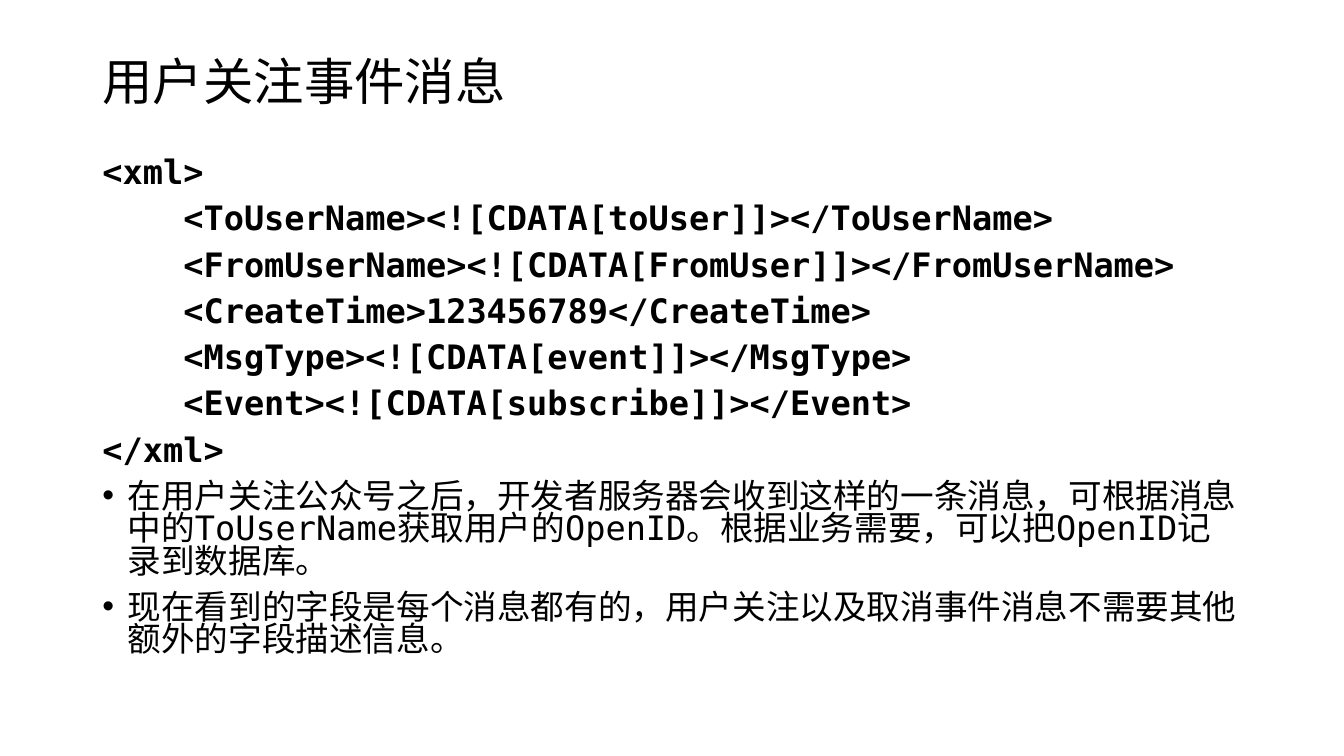
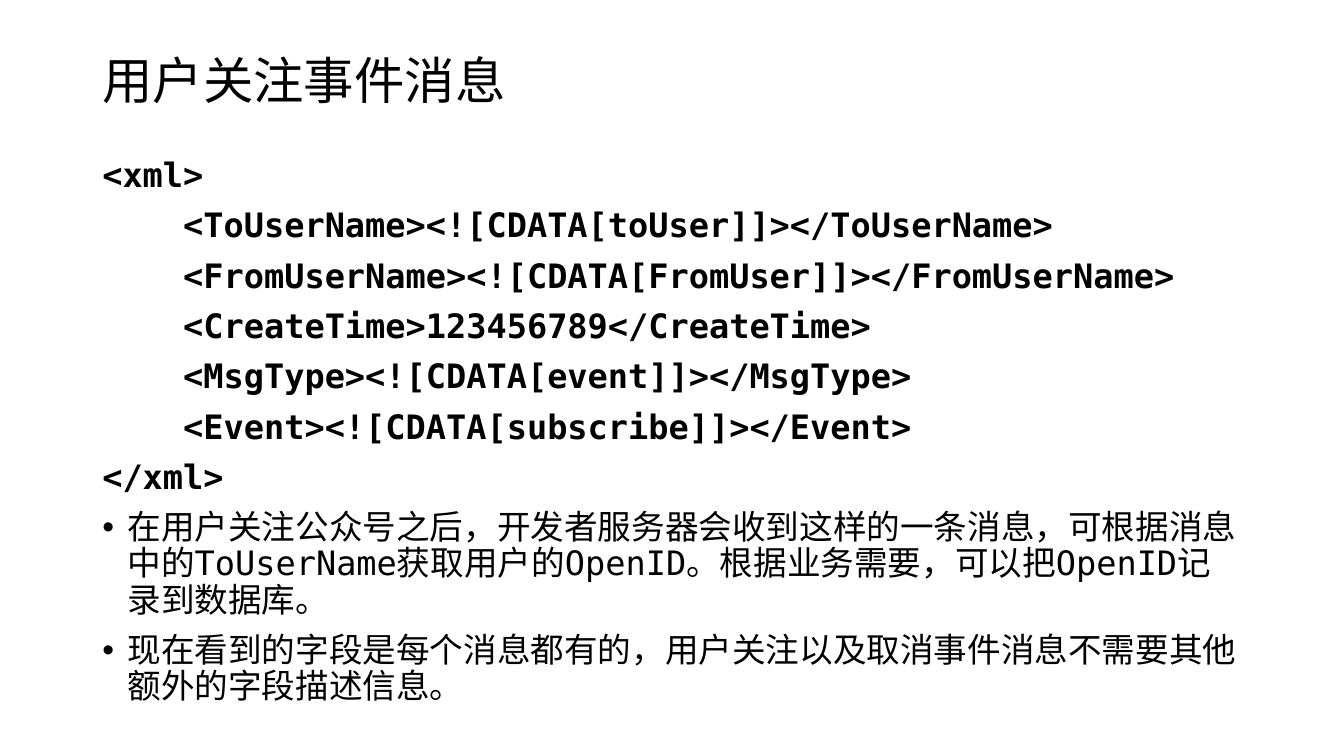
Before and after one commit to edu2act/course-wechat-and-miniprogram, a slide deck: slide 4 of ch04/事件消息处理.pptx (slide 3 before the commit). Drawn at 1344x756 pixels with LibreOffice and Linux fonts; fonts in the diff are those of the drawing. Boxes give left, top, right and bottom in pixels: in the first picture for what was removed or moved away, otherwise in the second. Text is boxed around its words. In the diff, an @@ line names an element or a change of style, - is before the commit and + after.

```diff
--- a/ch04/事件消息处理.pptx
+++ b/ch04/事件消息处理.pptx
@@ text "<xml>" at <box>102,161,1237,701</box>: line spacing 0.8 to 0.9 @@
```
Also in this commit, not shown: 3 other slides changed, 1 slide added.
